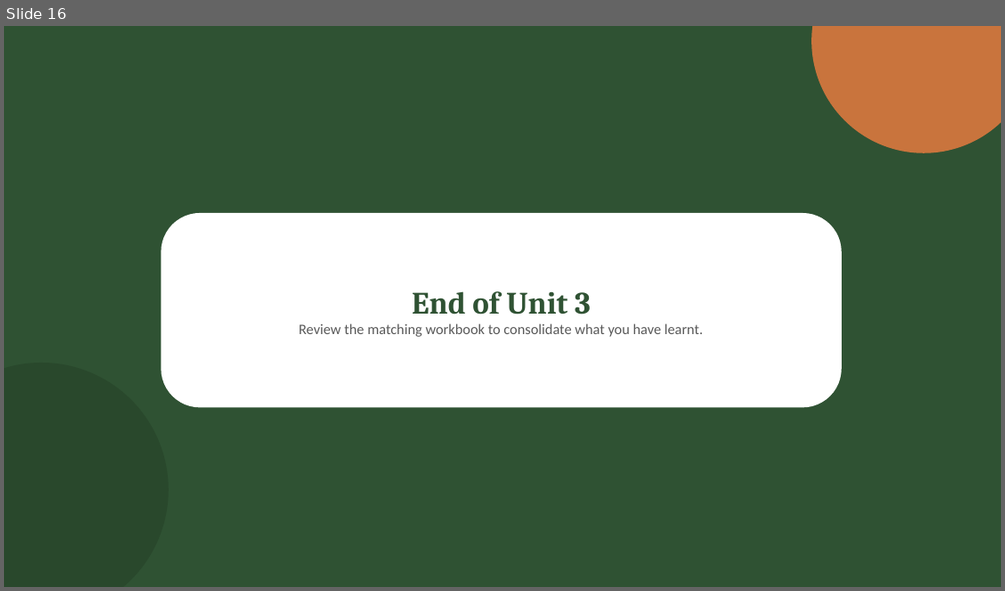
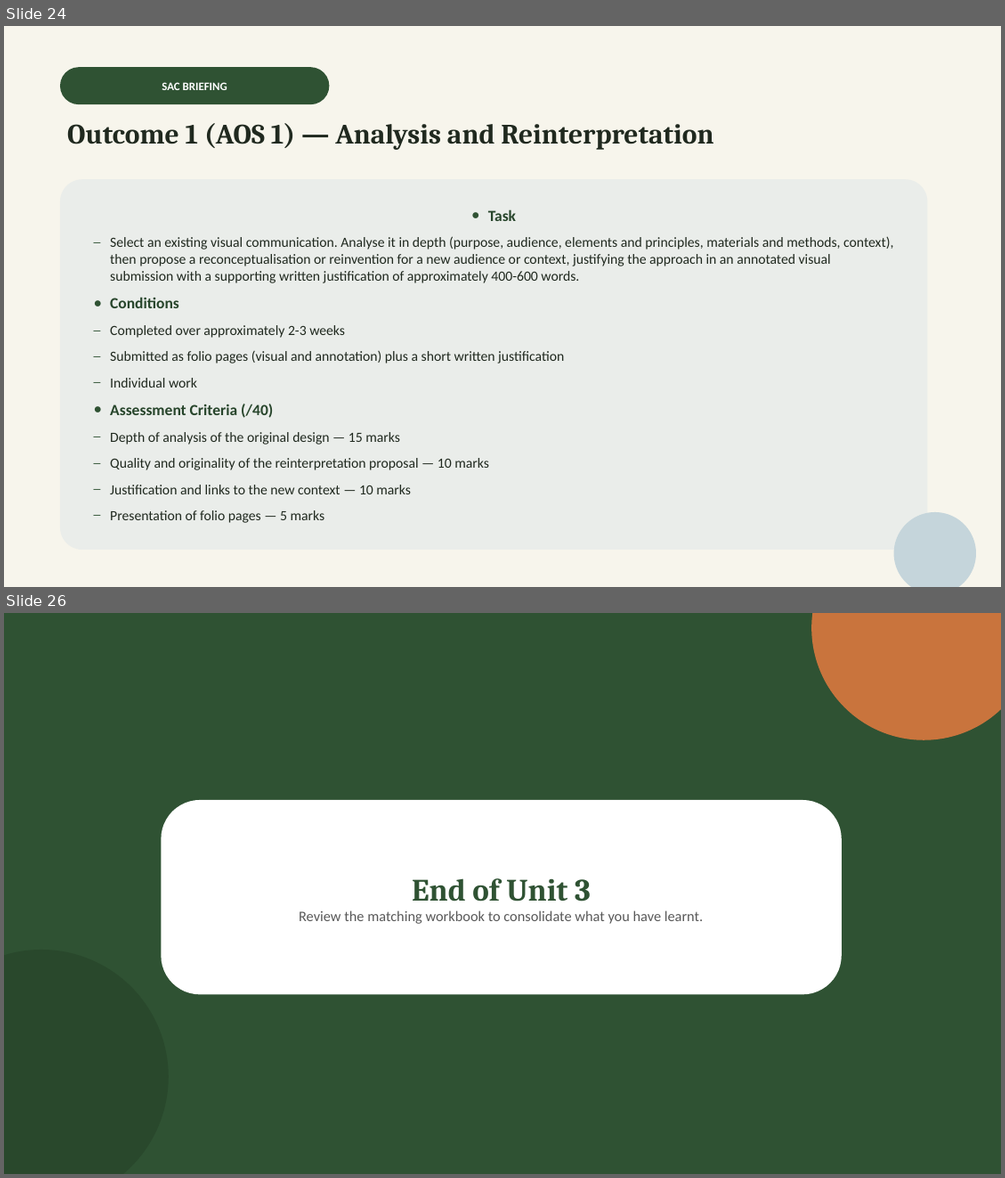
Before and after one commit to melodywyc0710/chuck, a slide deck: teaching-materials/vcd-vce/powerpoint/Unit3-Reconceptualisation-and-Reinvention.pptx. Shown one above the other, each under a label of ours: slide 16 before the commit, slides 24 and 26 after it; the slides between them are not shown. The pictures are 1005x591 and 1005x1178 pixels, drawn with LibreOffice and Linux fonts; fonts in the diff are those of the drawing. Boxes give left, top, right and bottom in pixels: in the first picture for what was removed or moved away, otherwise in the second. Text is boxed around its words. In the diff, an @@ line names an element or a change of style, - is before the commit and + after.

```diff
--- a/teaching-materials/vcd-vce/powerpoint/Unit3-Reconceptualisation-and-Reinvention.pptx
+++ b/teaching-materials/vcd-vce/powerpoint/Unit3-Reconceptualisation-and-Reinvention.pptx
@@ slide 24 added at (4,26,1001,587), background #F7F5EC @@
@@ rounded rectangle added at (60,67,329,104), fill #2F5233, 11 pt, text #FFFFFF, bold @@
+SAC BRIEFING
@@ text added at (67,123,713,150), 27 pt, text #20291F, bold @@
+Outcome 1 (AOS 1) — Analysis and Reinterpretation
@@ rounded rectangle added at (60,179,928,549), fill #EAEDEA, 13.5 pt, text #20291F @@
+● Task
+– Select an existing visual communication. Analyse it in depth (purpose, audience, elements and principles, materials and methods, context), then propose a reconceptualisation or reinvention for a new audience or context, justifying the approach in an annotated visual submission with a supporting written justification of approximately 400-600 words.
+● Conditions
+– Completed over approximately 2-3 weeks
+– Submitted as folio pages (visual and annotation) plus a short written justification
+– Individual work
+● Assessment Criteria (/40)
+– Depth of analysis of the original design — 15 marks
+– Quality and originality of the reinterpretation proposal — 10 marks
+– Justification and links to the new context — 10 marks
+– Presentation of folio pages — 5 marks
@@ ellipse added at (894,512,976,587), fill #C5D5DB @@
@@ what was slide 16 is now slide 26 @@
```
Also in this commit, not shown: 9 other slides added, 4 other files.
